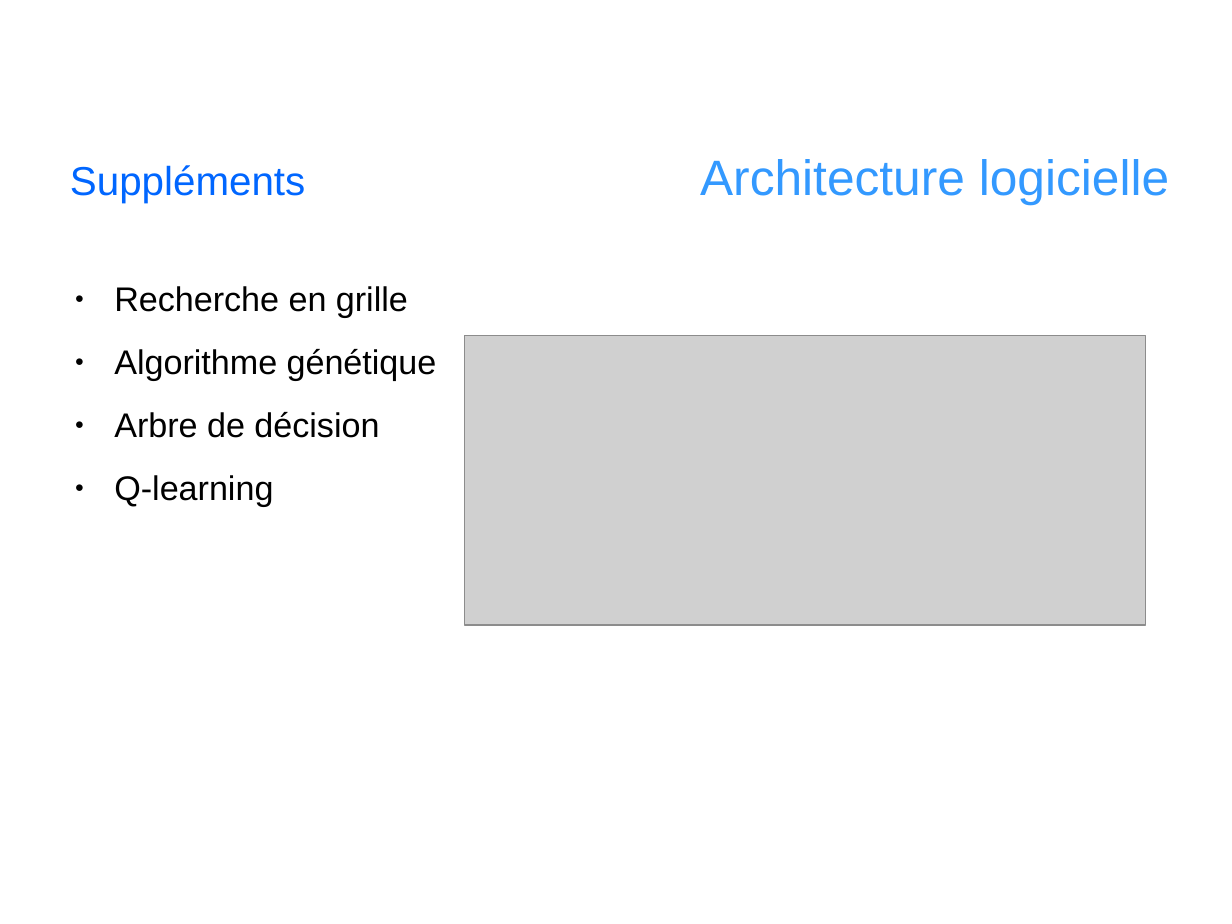
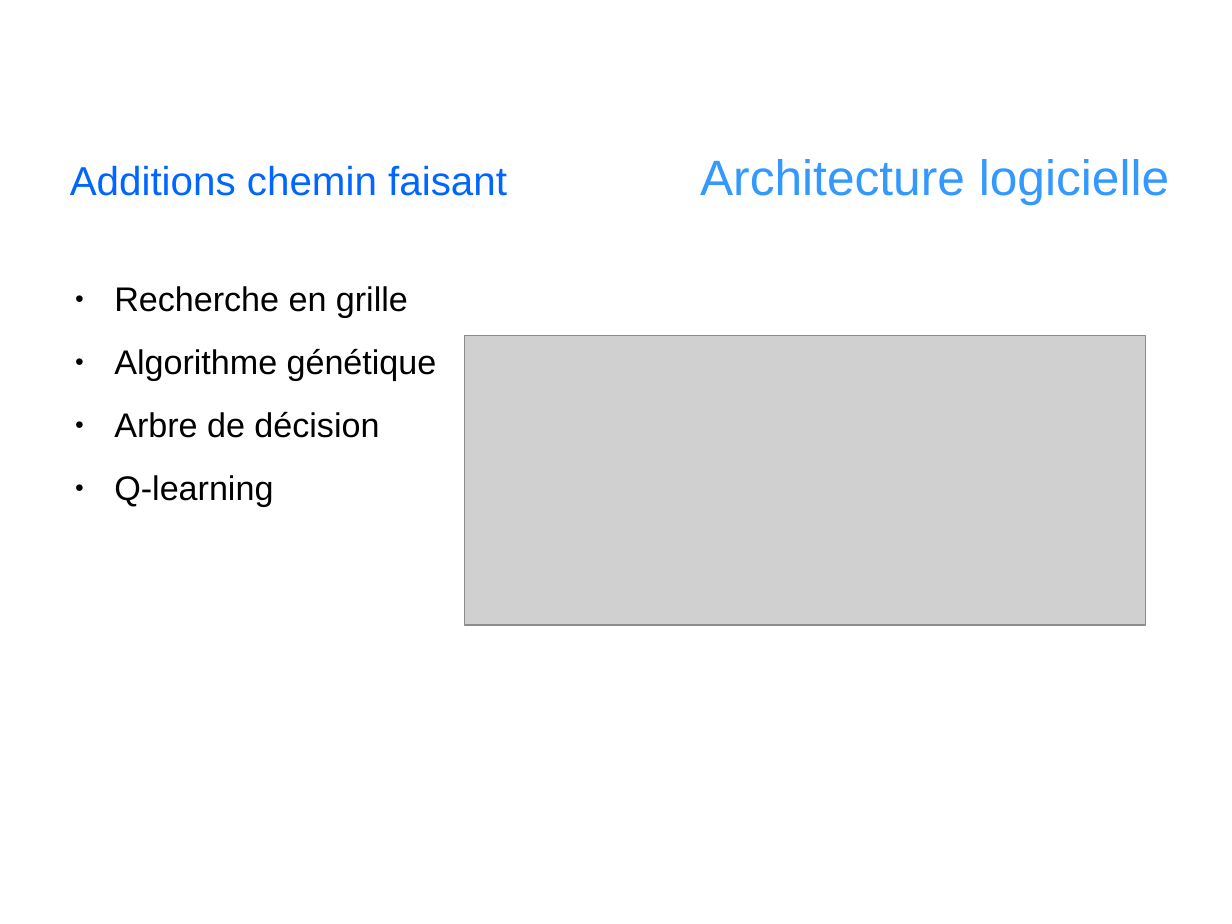
Before and after one commit to angelo-ortiz/SoccerSimulator-2017, a slide deck: slide 4 of report/Presentation.odp. Drawn at 1232x924 pixels with LibreOffice and Linux fonts; fonts in the diff are those of the drawing; grey boxes stand for pictures; background and template pictures are left out. Boxes give left, top, right and bottom in pixels: in the first picture for what was removed or moved away, otherwise in the second. Text is boxed around its words. In the diff, an @@ line names an element or a change of style, - is before the commit and + after.

```diff
--- a/report/Presentation.odp
+++ b/report/Presentation.odp
@@ title at (70, 159, 1169, 204): text changed; size 32 to 26 pt; text colour #3399FF to #0066FF @@
-Suppléments Architecture logicielle
+Additions chemin faisant Architecture logicielle
```
Also in this commit, not shown: 2 other slides changed, 8 other files.
